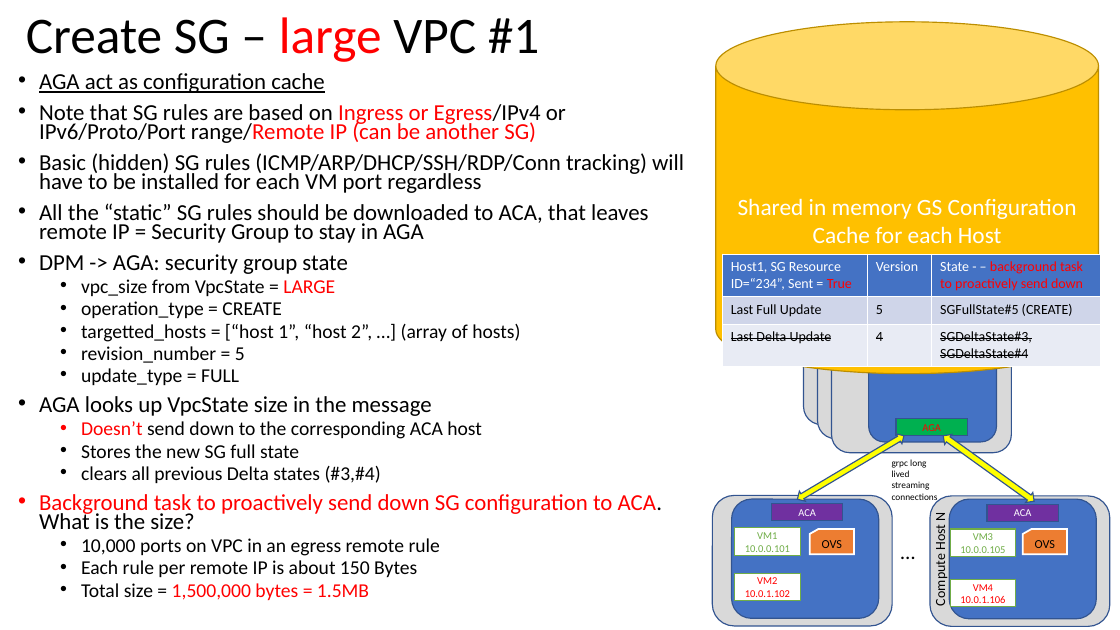
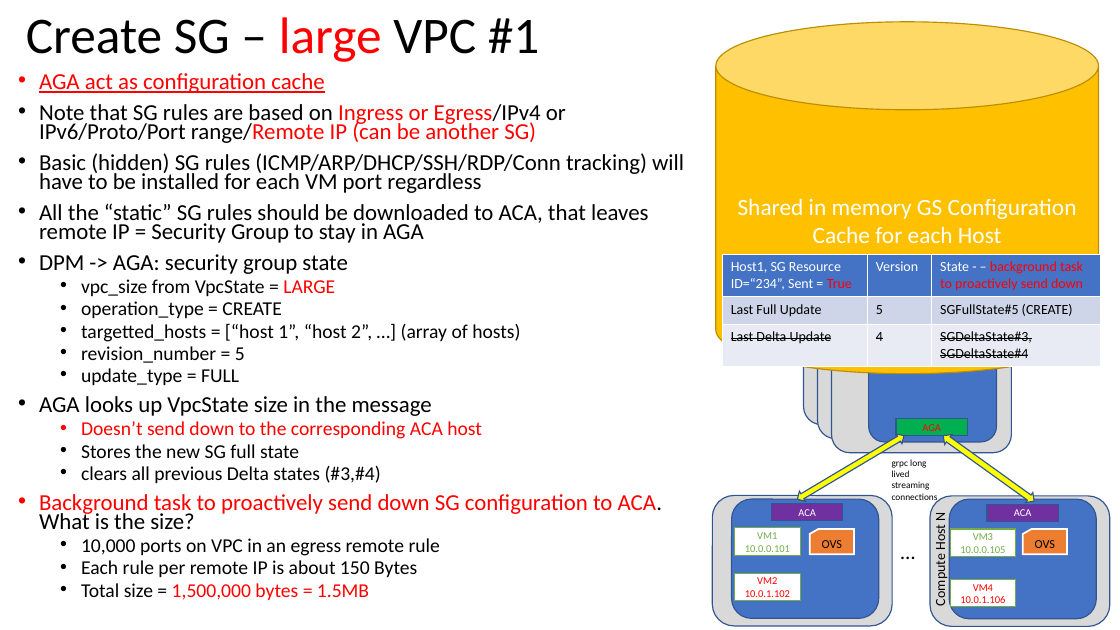
Before and after one commit to futurewei-cloud/alcor, a slide deck: slide 15 of docs/modules/ROOT/pages/high_level/AGA_design.pptx. Drawn at 1120x630 pixels with LibreOffice and Linux fonts; fonts in the diff are those of the drawing. Boxes give left, top, right and bottom in pixels: in the first picture for what was removed or moved away, otherwise in the second. Text is boxed around its words. In the diff, an @@ line names an element or a change of style, - is before the commit and + after.

```diff
--- a/docs/modules/ROOT/pages/high_level/AGA_design.pptx
+++ b/docs/modules/ROOT/pages/high_level/AGA_design.pptx
@@ text at [39, 73, 482, 439]: text colour #000000 to #FF0000 in "AGA act as configuration cache", "send down to the corresponding ACA host" @@
```
Also in this commit, not shown: 17 other slides changed.
